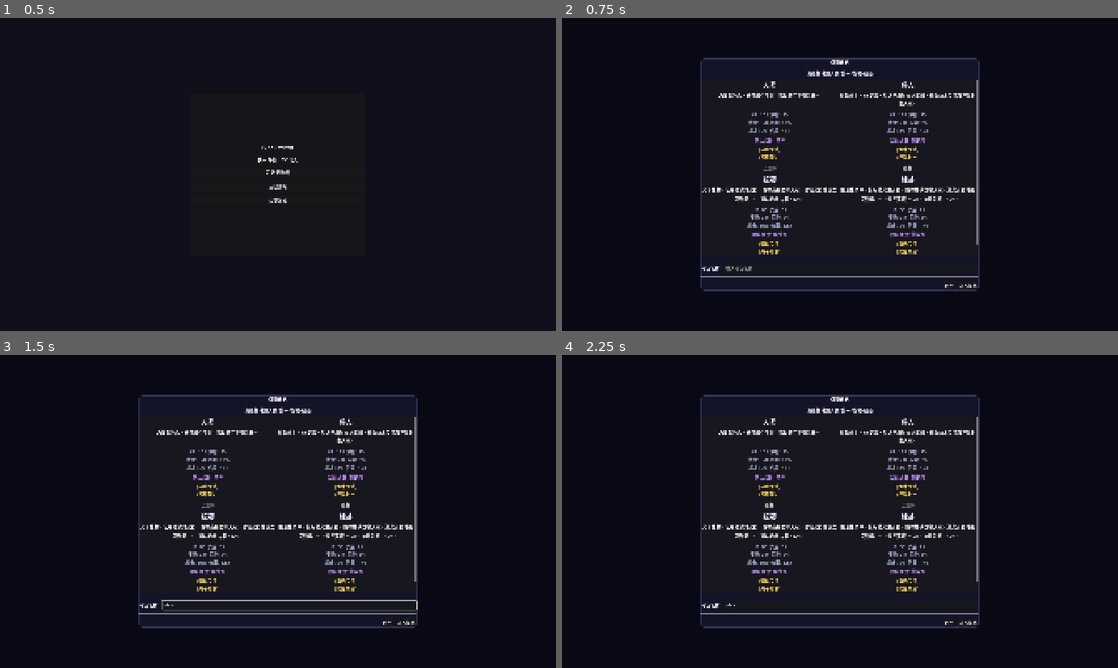
Above: before the commit, frames 1-4 (two rows, left to right).
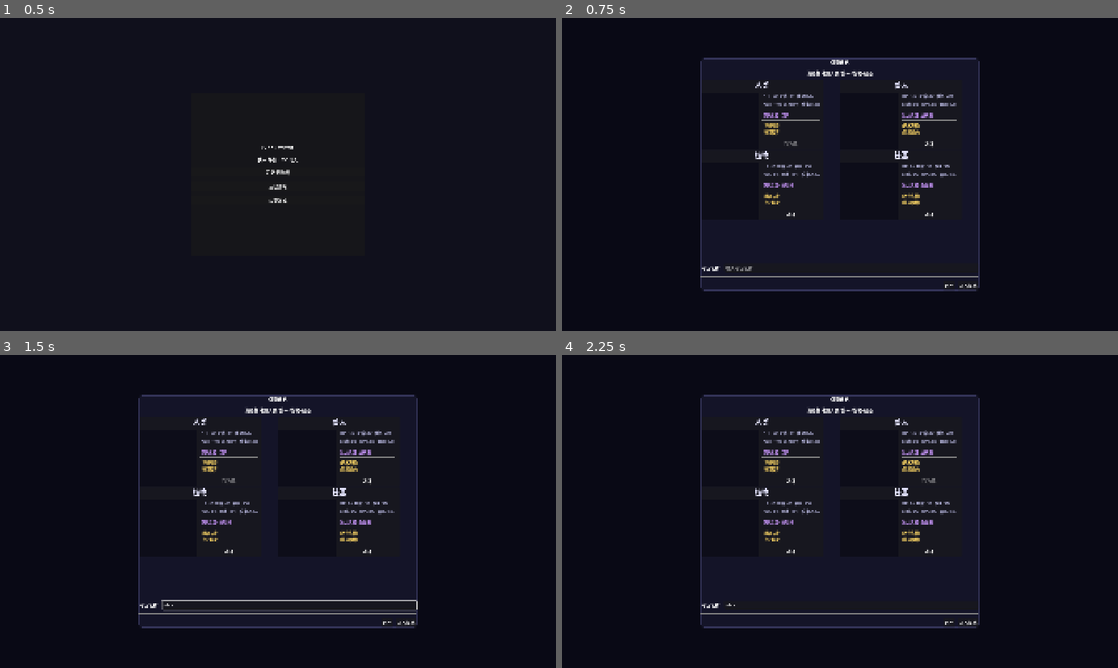
Above: after the commit, the same moments.

Repository: snowsnow0926/evesurvivor
Game: Godot game, scene res://scenes/MainMenu.tscn
Same seed, same stepped clock (60 frames per second), same inputs: the game is played once before the commit and once after it.
Inputs (mouse positions are in pixels of both pictures, inside the frame that each line leads up to):
- Up to frame 1 (0.5 s): no input
- Up to frame 2 (0.75 s): click "开始新游戏" at 0.5 s
- Up to frame 3 (1.5 s): click (289, 605) at 1.27 s; type "Alex" at 1.35 s
- Up to frame 4 (2.25 s): click "选择" at 2 s

Frame 1 is identical in both runs. In frame 2, 4.0% of the frame differs, in the area x 25-75%, y 19-76%; in frame 3, 4.0%; in frame 4, 4.0%.

Commit message:
refactor: remove dead code across 14 files - zombie timers, unused vars, empty funcs, unused scenes
Co-authored-by: Cursor <cursoragent@cursor.com>

Diff:
--- a/scripts/boss_void.gd
+++ b/scripts/boss_void.gd
@@ -14,8 +14,6 @@
 var bullet_speed: float = 400.0
 var bullet_damage: float = 10.0
 var is_rage: bool = false
-
-var hp_bar_bg: ColorRect
 
 func _ready() -> void:
 	# Boss visual — must be set before super so set_enemy_icon/_init_lock use correct values
@@ -51,8 +49,6 @@
 	_hp_bar_max_width = 102.0
 
 	super._ready()
-
-	hp_bar_bg = $HPBarBg
 
 func _physics_process(delta: float) -> void:
 	super._physics_process(delta)
--- a/scripts/character_create.gd
+++ b/scripts/character_create.gd
@@ -6,6 +6,13 @@
 @onready var name_edit: LineEdit = $Panel/VBox/NameRow/NameEdit
 @onready var confirm_btn: Button = $Panel/VBox/BtnRow/ConfirmBtn
 @onready var back_btn: Button = $Panel/VBox/BtnRow/BackBtn
+
+const RACE_PORTRAIT_PATHS: Dictionary = {
+	RaceData.RaceID.HUMAN: "res://assets/races/human_portrait.png",
+	RaceData.RaceID.ORC: "res://assets/races/orc_portrait.png",
+	RaceData.RaceID.PLANT: "res://assets/races/plant_portrait.png",
+	RaceData.RaceID.SILICON: "res://assets/races/silicon_portrait.png",
+}
 
 var selected_race_id: RaceData.RaceID = RaceData.RaceID.HUMAN
 var race_buttons: Array = []
@@ -47,9 +54,9 @@
 	var race = RaceData.get_race(race_id)
 
 	var card = PanelContainer.new()
-	card.size_flags_horizontal = Control.SIZE_EXPAND_FILL
-	card.size_flags_vertical = Control.SIZE_EXPAND_FILL
-	card.custom_minimum_size = Vector2(200, 260)
+	card.size_flags_horizontal = Control.SIZE_EXPAND
+	card.size_flags_vertical = Control.SIZE_EXPAND
+	card.custom_minimum_size = Vector2(420, 0)
 
 	var style_normal = StyleBoxFlat.new()
 	style_normal.bg_color = Color(0.08, 0.08, 0.16, 0.95)
@@ -70,37 +77,70 @@
 	style_selected.border_color = Color(0.4, 0.7, 1.0)
 	style_selected.set_corner_radius_all(8)
 
-	var vbox = VBoxContainer.new()
-	vbox.add_theme_constant_override("separation", 8)
-	card.add_child(vbox)
-
+	var outer_vbox = VBoxContainer.new()
+	outer_vbox.add_theme_constant_override("separation", 8)
+	card.add_child(outer_vbox)
+
+	# 顶部标题
 	var title = Label.new()
 	title.text = race.display_name
 	title.horizontal_alignment = HORIZONTAL_ALIGNMENT_CENTER
-	title.add_theme_font_size_override("font_size", 22)
+	title.add_theme_font_size_override("font_size", 24)
 	title.add_theme_color_override("font_color", Color(0.9, 0.9, 1.0))
-	vbox.add_child(title)
-
-	var desc_label = Label.new()
-	desc_label.text = race.description
-	desc_label.horizontal_alignment = HORIZONTAL_ALIGNMENT_CENTER
-	desc_label.autowrap_mode = TextServer.AUTOWRAP_WORD_SMART
-	desc_label.custom_minimum_size = Vector2(180, 60)
-	vbox.add_child(desc_label)
-
-	var attrs_label = Label.new()
-	attrs_label.text = "HP: %.0f  护盾: %.0f\n移速: %.0f  闪避: %.0f%%\n暴击: %.0f%%  倍率: %.1fx" % [
-		race.base_hp,
-		race.shield_max,
-		race.move_speed,
+	outer_vbox.add_child(title)
+
+	# 横向布局：左侧立绘 + 右侧详情
+	var hbox = HBoxContainer.new()
+	hbox.add_theme_constant_override("separation", 12)
+	outer_vbox.add_child(hbox)
+
+	# 左侧：种族立绘
+	var portrait_placeholder = ColorRect.new()
+	portrait_placeholder.custom_minimum_size = Vector2(200, 0)
+	portrait_placeholder.color = Color(0.05, 0.05, 0.1, 1.0)
+	hbox.add_child(portrait_placeholder)
+
+	var portrait = TextureRect.new()
+	portrait.custom_minimum_size = Vector2(200, 0)
+	portrait.stretch_mode = TextureRect.STRETCH_KEEP_ASPECT
+	portrait.expand_mode = TextureRect.EXPAND_IGNORE_SIZE
+	var portrait_path = RACE_PORTRAIT_PATHS.get(race_id, "")
+	if ResourceLoader.exists(portrait_path):
+		portrait.texture = load(portrait_path)
+		portrait_placeholder.queue_free()
+		hbox.add_child(portrait)
+	else:
+		portrait.queue_free()
+		hbox.add_child(portrait_placeholder)
+
+	# 右侧：详情区
+	var detail_vbox = VBoxContainer.new()
+	detail_vbox.add_theme_constant_override("separation", 6)
+	hbox.add_child(detail_vbox)
+
+	# 属性：两行，第一行 HP/护盾/移速，第二行 闪避/暴击/倍率
+	var attrs_line1 = Label.new()
+	attrs_line1.text = "HP: %.0f  护盾: %.0f  移速: %.0f" % [race.base_hp, race.shield_max, race.move_speed]
+	attrs_line1.add_theme_color_override("font_color", Color(0.7, 0.7, 0.85))
+	attrs_line1.add_theme_font_size_override("font_size", 14)
+	detail_vbox.add_child(attrs_line1)
+
+	var attrs_line2 = Label.new()
+	attrs_line2.text = "闪避: %.0f%%  暴击: %.0f%%  倍率: %.1fx" % [
 		race.dodge_rate * 100,
 		race.crit_rate * 100,
 		race.crit_mult,
 	]
-	attrs_label.horizontal_alignment = HORIZONTAL_ALIGNMENT_CENTER
-	attrs_label.add_theme_color_override("font_color", Color(0.7, 0.7, 0.85))
-	vbox.add_child(attrs_label)
-
+	attrs_line2.add_theme_color_override("font_color", Color(0.7, 0.7, 0.85))
+	attrs_line2.add_theme_font_size_override("font_size", 14)
+	detail_vbox.add_child(attrs_line2)
+
+	# 分隔
+	var sep1 = HSeparator.new()
+	sep1.set("theme_override_constants/separation", 4)
+	detail_vbox.add_child(sep1)
+
+	# 默认武器
 	var weapon_name = "导弹"
 	if "Cannon" in race.base_weapon_scene:
 		weapon_name = "加农炮"
@@ -110,26 +150,38 @@
 		weapon_name = "激光炮"
 	var weapon_label = Label.new()
 	weapon_label.text = "默认武器: %s" % weapon_name
-	weapon_label.horizontal_alignment = HORIZONTAL_ALIGNMENT_CENTER
 	weapon_label.add_theme_color_override("font_color", Color(0.8, 0.6, 1.0))
-	vbox.add_child(weapon_label)
-
+	weapon_label.add_theme_font_size_override("font_size", 14)
+	detail_vbox.add_child(weapon_label)
+
+	# 分隔
+	var sep2 = HSeparator.new()
+	sep2.set("theme_override_constants/separation", 4)
+	detail_vbox.add_child(sep2)
+
+	# 天赋
 	if race.talents.size() > 0:
 		var talent_label = Label.new()
 		var talent_lines: Array = []
 		for t in race.talents:
 			talent_lines.append("[%s]" % t["name"])
 		talent_label.text = "\n".join(talent_lines)
-		talent_label.horizontal_alignment = HORIZONTAL_ALIGNMENT_CENTER
 		talent_label.add_theme_color_override("font_color", Color(1.0, 0.85, 0.4))
-		vbox.add_child(talent_label)
-
+		talent_label.add_theme_font_size_override("font_size", 13)
+		detail_vbox.add_child(talent_label)
+
+	# 天赋下方加弹性 spacer，推选择按钮到底部
+	var spacer = Control.new()
+	spacer.size_flags_vertical = Control.SIZE_EXPAND
+	detail_vbox.add_child(spacer)
+
+	# 选择按钮
 	var btn = Button.new()
 	btn.flat = true
 	btn.custom_minimum_size = Vector2(0, 36)
 	btn.text = "选择"
 	btn.pressed.connect(_on_race_card_selected.bind(race_id, card))
-	vbox.add_child(btn)
+	detail_vbox.add_child(btn)
 
 	card.set_meta("race_id", race_id)
 	card.set_meta("style_normal", style_normal)
--- a/scripts/damage_number.gd
+++ b/scripts/damage_number.gd
@@ -10,9 +10,6 @@
 var damage_amount: float = 0.0
 var is_crit: bool = false
 var is_enemy_damage: bool = false
-
-func _ready() -> void:
-	pass
 
 func setup(world_pos: Vector2, amount: float, is_crit_hit: bool = false, enemy_dmg: bool = false) -> void:
 	global_position = world_pos
--- a/scripts/enemy_base.gd
+++ b/scripts/enemy_base.gd
@@ -13,7 +13,6 @@
 var tonnage: String = "frigate"
 
 # === Chapter Tonnage Override ===
-var _chapter_tonnage: String = ""
 var _chapter_icon_override: String = ""
 var _chapter_id_override: int = 0
 
@@ -71,7 +70,6 @@
 var _is_locked: bool = false
 
 # === Shared Nodes ===
-var polygon: Node2D
 var ship_sprite: Sprite2D
 var hp_bar: ColorRect
 
@@ -115,13 +113,9 @@
 signal enemy_dead(enemy: Node2D, enemy_type: String)
 
 func _ready() -> void:
-	polygon = $Polygon2D
 	ship_sprite = $ShipSprite
 	hp_bar = $HPBar
 	shield_bar = $ShieldBar
-	if polygon:
-		polygon.rotation = PI / 2
-		polygon.visible = false
 	_tint_mat = ShaderMaterial.new()
 	_tint_mat.shader = TintShader
 	_tint_mat.set_shader_parameter("tint_color", _base_tint)
@@ -196,7 +190,6 @@
 	enemy_shield = e_shield
 	enemy_shield_regen = e_shield_regen
 	enemy_shield_regen_timer = 0.0
-	_chapter_tonnage = chapter_tonnage
 	_chapter_icon_override = chapter_icon
 	_chapter_id_override = chapter_id_override
 	_apply_chapter_stats()
@@ -232,8 +225,6 @@
 			ship_sprite.texture = _icon_tex
 			ship_sprite.material = null
 			ship_sprite.visible = true
-		if polygon != null:
-			polygon.visible = false
 		return
 
 	# map path — look up icon by chapter and enemy type
@@ -250,8 +241,6 @@
 		ship_sprite.texture = _icon_tex
 		ship_sprite.material = null
 		ship_sprite.visible = true
-	if polygon != null:
-		polygon.visible = false
 
 func _init_lock() -> void:
 	_lock_state = LockState.LOCKING
@@ -326,8 +315,6 @@
 		ship_sprite.texture = _icon_tex
 		ship_sprite.material = null
 		ship_sprite.visible = true
-	if polygon != null:
-		polygon.visible = false
 	_update_shader_params()
 
 func _update_shader_params() -> void:
@@ -424,13 +411,12 @@
 		particles.finished.connect(particles.queue_free)
 
 func _start_hit_flash() -> void:
-	var target: Node = ship_sprite if ship_sprite and ship_sprite.visible else polygon
-	if not target:
-		return
-	var original_color = target.modulate if target.modulate is Color else Color.WHITE
-	target.modulate = Color(_hit_flash_intensity, _hit_flash_intensity, _hit_flash_intensity)
+	if not ship_sprite:
+		return
+	var original_color = ship_sprite.modulate if ship_sprite.modulate is Color else Color.WHITE
+	ship_sprite.modulate = Color(_hit_flash_intensity, _hit_flash_intensity, _hit_flash_intensity)
 	var tween = create_tween()
-	tween.tween_property(target, "modulate", original_color, 0.15)
+	tween.tween_property(ship_sprite, "modulate", original_color, 0.15)
 
 func _die() -> void:
 	SoundManager.play_sfx("enemy_death")
--- a/scripts/enemy_melee.gd
+++ b/scripts/enemy_melee.gd
@@ -12,12 +12,9 @@
 	super()
 	_death_particle_color = Color(1.0, 0.2, 0.2, 1.0)
 
-func _physics_process(delta: float) -> void:
-	super._physics_process(delta)
-
-func _process_combat(_delta: float) -> void:
+func _process_combat(delta: float) -> void:
 	if not can_attack:
-		attack_timer += _delta
+		attack_timer += delta
 		if attack_timer >= attack_cooldown:
 			attack_timer = 0.0
 			can_attack = true
--- a/scripts/enemy_raven.gd
+++ b/scripts/enemy_raven.gd
@@ -17,7 +17,6 @@
 	_icon_id = "enemy_raven"
 	_chapter_stats_key = "raven"
 	tonnage = "frigate"
-	_death_particle_color = Color(1.0, 0.5, 0.0, 1.0)
 
 func _apply_chapter_stats() -> void:
 	var cid: int = _chapter_id_override if _chapter_id_override > 0 else (game_manager.current_chapter_id if game_manager else 0)
@@ -26,12 +25,6 @@
 	var final_strength: float = (game_manager.current_stage.strength_mult * level_bonus) if game_manager and game_manager.current_stage else 1.0
 	explosion_damage = raven_stats.explosion_damage * final_strength
 	move_speed = raven_stats.speed * (1.0 + (final_strength - 1.0) * 0.2)
-
-func _physics_process(delta: float) -> void:
-	super._physics_process(delta)
-
-func _process_combat(_delta: float) -> void:
-	pass
 
 func _update_movement(delta: float) -> void:
 	var player = _get_player()
@@ -72,13 +65,6 @@
 		if dist <= explosion_range:
 			if player.has_method("on_player_take_damage"):
 				player.on_player_take_damage(explosion_damage)
-
-	_death_particle_color = Color(1.0, 0.4, 0.1, 1.0)
-	_death_particle_count = 15
-	_death_particle_velocity_min = 100.0
-	_death_particle_velocity_max = 200.0
-	_death_particle_scale_min = 3.0
-	_death_particle_scale_max = 7.0
 
 	var parent = get_parent()
 	if parent:
--- a/scripts/enemy_sentry.gd
+++ b/scripts/enemy_sentry.gd
@@ -29,9 +29,6 @@
 	var level_bonus: float = 1.0 + 0.3 * (game_manager.player_level - 1) if game_manager else 1.0
 	var final_strength: float = (game_manager.current_stage.strength_mult * level_bonus) if game_manager and game_manager.current_stage else 1.0
 	bullet_damage = sentry_stats.damage * final_strength
-
-func _physics_process(delta: float) -> void:
-	super._physics_process(delta)
 
 func _process_combat(delta: float) -> void:
 	var player = _get_player()
@@ -102,8 +99,6 @@
 	bullet.setup(dir, bullet_damage, bullet_speed, game_manager, player)
 
 func _die() -> void:
-	if current_state == "windup":
-		return
 	SoundManager.play_sfx("enemy_death")
 	enemy_dead.emit(self, "sentry")
 	if game_manager and is_instance_valid(game_manager):
--- a/scripts/game_manager.gd
+++ b/scripts/game_manager.gd
@@ -361,7 +361,7 @@
 func _trigger_upgrade() -> void:
 	is_upgrading = true
 	get_tree().paused = true
-	upgrade_system.trigger_upgrade_request(is_paused, get_tree())
+	upgrade_system.trigger_upgrade_request()
 
 func _on_upgrade_requested() -> void:
 	upgrade_requested.emit()
--- a/scripts/game_state.gd
+++ b/scripts/game_state.gd
@@ -1,7 +1,6 @@
 extends Node
 
 const SAVE_VERSION := 2
-const SAVE_PATH := "user://game_save.cfg"
 const SAVE_SLOTS := 3
 const DEBUG := false
 
@@ -35,10 +34,6 @@
 var selected_chapter_id: int = 1
 var selected_stage_id: int = 1
 
-var _pending_save := false
-var _pending_slot: int = -1
-var _save_timer: Timer
-
 func _debug(msg: String) -> void:
 	if DEBUG:
 		print("[GameState] ", msg)
@@ -67,22 +62,10 @@
 	return "第%d章·第%d关" % [max_chapter, max_stage]
 
 func _ready() -> void:
-	_save_timer = Timer.new()
-	_save_timer.wait_time = 1.0
-	_save_timer.one_shot = true
-	_save_timer.timeout.connect(_do_pending_save)
-	add_child(_save_timer)
 	load_game()
 
-func _do_pending_save() -> void:
-	if _pending_save:
-		save(_pending_slot)
-		_pending_save = false
-
 func _resolve_path(slot: int) -> String:
-	if slot >= 0:
-		return "user://save_slot_%d.cfg" % slot
-	return SAVE_PATH
+	return "user://save_slot_%d.cfg" % slot
 
 func _collect_save_data() -> Dictionary:
 	return {
@@ -317,8 +300,6 @@
 	equipped_armor = {}
 	upgraded_ships = {}
 	research_progress = {}
-	pre_run_coin = star_coin
-	pre_run_minerals_total = minerals_low + minerals_mid + minerals_high
 
 func get_repair_cost() -> int:
 	var ship = ShipData.get_ship(selected_ship_id)
--- a/scripts/hud.gd
+++ b/scripts/hud.gd
@@ -316,8 +316,6 @@
 	# Ensure panel visibility tracks upgrade state
 	var upgrade_panel = $BottomRightAnchor/UpgradeListPanel
 	if upgrade_panel:
-		if has_any_upgrade and not upgrade_panel.visible:
-			pass  # Panel now visible
 		upgrade_panel.visible = has_any_upgrade
 
 	var existing_labels: Array = []
--- a/scripts/player.gd
+++ b/scripts/player.gd
@@ -361,12 +361,6 @@
 			SoundManager.play_sfx("shoot_railgun")
 			_fire_single_railgun(target_pos)
 
-func get_talent_bonus(talent_type: String) -> float:
-	for talent in race_talents:
-		if talent.get("type") == talent_type:
-			return talent.get("value", 0.0)
-	return 0.0
-
 func _fire_weapon(weapon: WeaponData) -> void:
 	if not game_manager or not is_instance_valid(game_manager):
 		return
--- a/scripts/race_select.gd
+++ /dev/null
@@ -1,68 +0,0 @@
-extends Control
-
-@onready var race_list_container: VBoxContainer = $HSplit/LeftPanel/VBox/RaceList
-@onready var confirm_btn: Button = $BottomBar/ConfirmBtn
-@onready var back_btn: Button = $BottomBar/BackBtn
-
-var selected_race: RaceData
-
-func _ready():
-	SoundManager.play_music("race_select")
-	selected_race = RaceData.get_race(RaceData.RaceID.HUMAN)
-	build_race_buttons()
-	update_detail_panel(selected_race)
-	if confirm_btn:
-		confirm_btn.pressed.connect(_on_confirm_pressed)
-	if back_btn:
-		back_btn.pressed.connect(_on_back_pressed)
-
-func build_race_buttons():
-	for child in race_list_container.get_children():
-		child.queue_free()
-
-	var races = [
-		RaceData.RaceID.HUMAN,
-		RaceData.RaceID.ORC,
-		RaceData.RaceID.PLANT,
-		RaceData.RaceID.SILICON,
-	]
-	for race_id in races:
-		var btn = Button.new()
-		var race = RaceData.get_race(race_id)
-		btn.text = race.display_name
-		btn.pressed.connect(_on_race_selected.bind(race_id))
-		race_list_container.add_child(btn)
-
-func _on_race_selected(race_id: RaceData.RaceID):
-	selected_race = RaceData.get_race(race_id)
-	update_detail_panel(selected_race)
-
-func update_detail_panel(race: RaceData):
-	$HSplit/RightPanel/ScrollContainer/DetailVBox/RaceName.text = race.display_name
-	$HSplit/RightPanel/ScrollContainer/DetailVBox/RaceDesc.text = race.description
-	$HSplit/RightPanel/ScrollContainer/DetailVBox/AttrsSection/AttrHP.text = "HP: %.0f" % race.base_hp
-	$HSplit/RightPanel/ScrollContainer/DetailVBox/AttrsSection/AttrShield.text = "护盾: %.0f" % race.shield_max
-	$HSplit/RightPanel/ScrollContainer/DetailVBox/AttrsSection/AttrRegen.text = "回充: %.1f/s" % race.shield_regen
-	$HSplit/RightPanel/ScrollContainer/DetailVBox/AttrsSection/AttrSpeed.text = "移速: %.0f" % race.move_speed
-	$HSplit/RightPanel/ScrollContainer/DetailVBox/AttrsSection/AttrDodge.text = "闪避: %.0f%%" % (race.dodge_rate * 100)
-	$HSplit/RightPanel/ScrollContainer/DetailVBox/AttrsSection/AttrCrit.text = "暴击: %.0f%%" % (race.crit_rate * 100)
-	var weapon_name = "导弹"
-	if "Cannon" in race.base_weapon_scene:
-		weapon_name = "加农炮"
-	elif "Railgun" in race.base_weapon_scene:
-		weapon_name = "磁轨炮"
-	elif "Laser" in race.base_weapon_scene:
-		weapon_name = "激光炮"
-	$HSplit/RightPanel/ScrollContainer/DetailVBox/DefaultWeapon.text = "默认武器: %s" % weapon_name
-	var talent_text = ""
-	for t in race.talents:
-		talent_text += "[%s] %s\n" % [t["name"], t["desc"]]
-	$HSplit/RightPanel/ScrollContainer/DetailVBox/Talents.text = talent_text if talent_text else "无种族天赋"
-
-func _on_confirm_pressed():
-	GameState.selected_race_id = selected_race.race_id
-	GameState.on_run_started()
-	get_tree().change_scene_to_file("res://scenes/GameScene.tscn")
-
-func _on_back_pressed():
-	get_tree().change_scene_to_file("res://scenes/MainMenu.tscn")
--- a/scripts/settlement_scene.gd
+++ b/scripts/settlement_scene.gd
@@ -11,7 +11,6 @@
 var earned_coin: int = 0
 var earned_minerals: int = 0
 var session_loot: Array = []
-var _data_ready: bool = false
 
 @onready var result_label: Label = $Panel/VBox/ResultLabel
 @onready var result_desc: Label = $Panel/VBox/ResultDesc
@@ -44,21 +43,9 @@
 				slot.visible = false
 
 	# Build loot display once slots are ready
-	if _data_ready and session_loot.size() > 0:
+	if session_loot.size() > 0:
 		_update_display()
 		_build_loot_list()
-
-func _init_loot_slots() -> void:
-	loot_slots.clear()
-	for i: int in range(5):
-		var slot_path := "Panel/VBox/LootScroll/LootContainer/LootSlot%d" % i
-		var slot: HBoxContainer = get_node_or_null(slot_path)
-		if slot != null:
-			loot_slots.append(slot)
-			slot.visible = false
-		else:
-			print("[SettlementScene] WARNING: loot slot ", i, " not found at ", slot_path)
-	print("[SettlementScene] loot_slots initialized: size=", loot_slots.size())
 
 func _connect_buttons() -> void:
 	if retry_btn:
@@ -91,7 +78,6 @@
 	GameState.last_run_reason = reason
 
 	_update_display()
-	_data_ready = true
 
 	# Only build loot list if slots are already initialized, otherwise _ready() will call it
 	if loot_slots.size() > 0:
--- a/scripts/sound_manager.gd
+++ b/scripts/sound_manager.gd
@@ -127,19 +127,3 @@
 
 func get_music_volume() -> float:
 	return music_volume
-
-func _get_property_list() -> Array:
-	return [
-		{
-			"name": "sfx_volume",
-			"type": TYPE_FLOAT,
-			"hint": PROPERTY_HINT_RANGE,
-			"hint_string": "-40,10,0.1"
-		},
-		{
-			"name": "music_volume",
-			"type": TYPE_FLOAT,
-			"hint": PROPERTY_HINT_RANGE,
-			"hint_string": "-40,10,0.1"
-		}
-	]
--- a/scripts/upgrade_system.gd
+++ b/scripts/upgrade_system.gd
@@ -53,7 +53,7 @@
 	upgrade_applied.emit()
 	return true
 
-func trigger_upgrade_request(is_paused: bool, tree: SceneTree) -> void:
+func trigger_upgrade_request() -> void:
 	upgrade_requested.emit()
 
 func get_available_upgrades() -> Array:
Not shown, removed: scripts/race_select.gd.uid
Not shown, removed: docs/TODO.md
